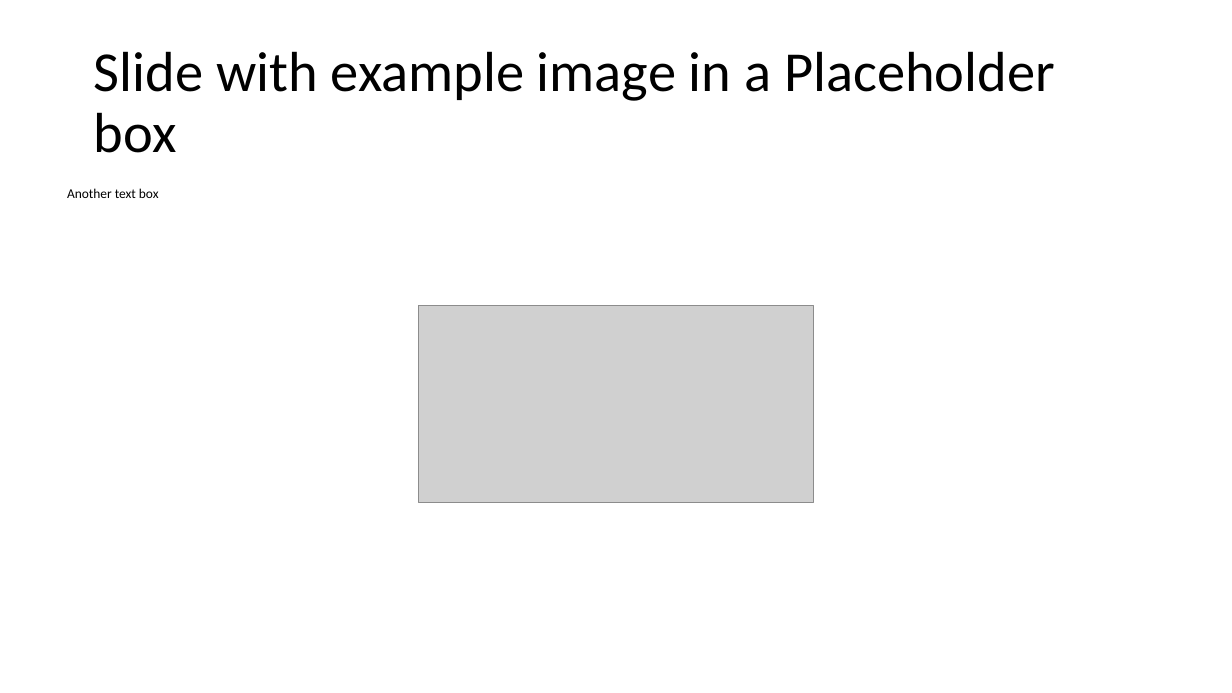
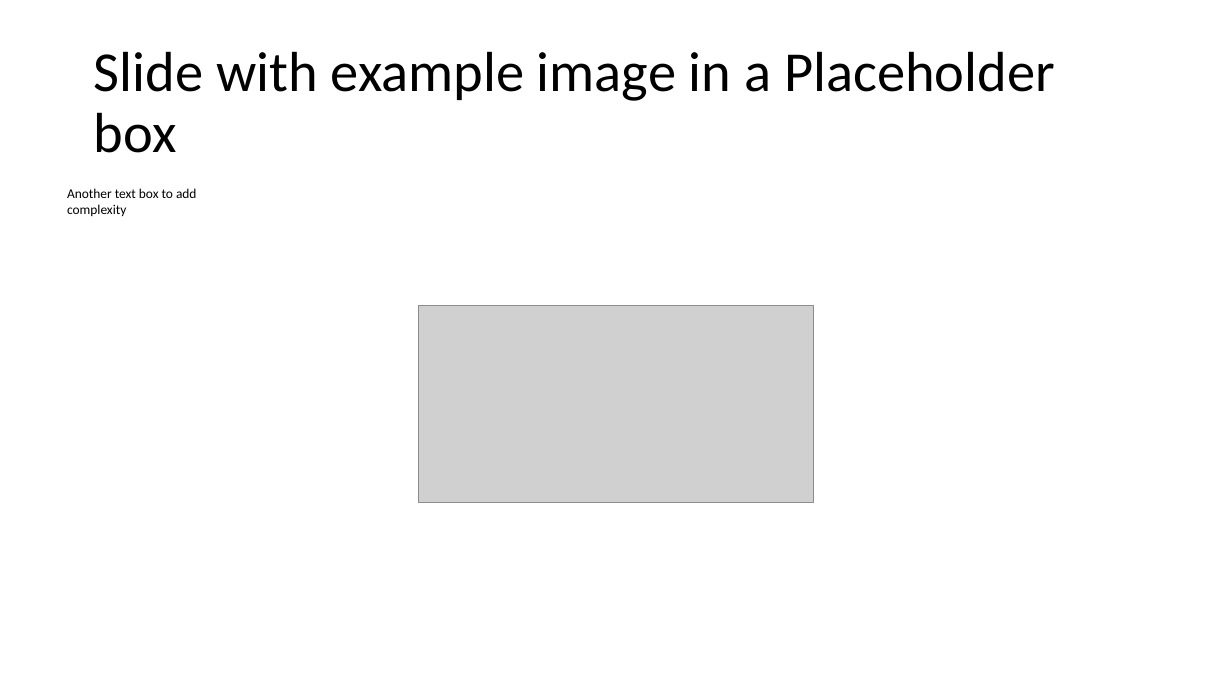
Before and after one commit to jlandgre/VBA_Powerpoint_Demo, a slide deck: slide 1 of Slide with example image.pptm. Drawn at 1232x693 pixels with LibreOffice and Linux fonts; fonts in the diff are those of the drawing; grey boxes stand for pictures. Boxes give left, top, right and bottom in pixels: in the first picture for what was removed or moved away, otherwise in the second. Text is boxed around its words. In the diff, an @@ line names an element or a change of style, - is before the commit and + after.

Commit message:
test minor change in *.pptm

```diff
--- a/Slide with example image.pptm
+++ b/Slide with example image.pptm
@@ text at [67, 188, 197, 216]: text changed @@
-Another text box
+Another text box to add complexity
```
